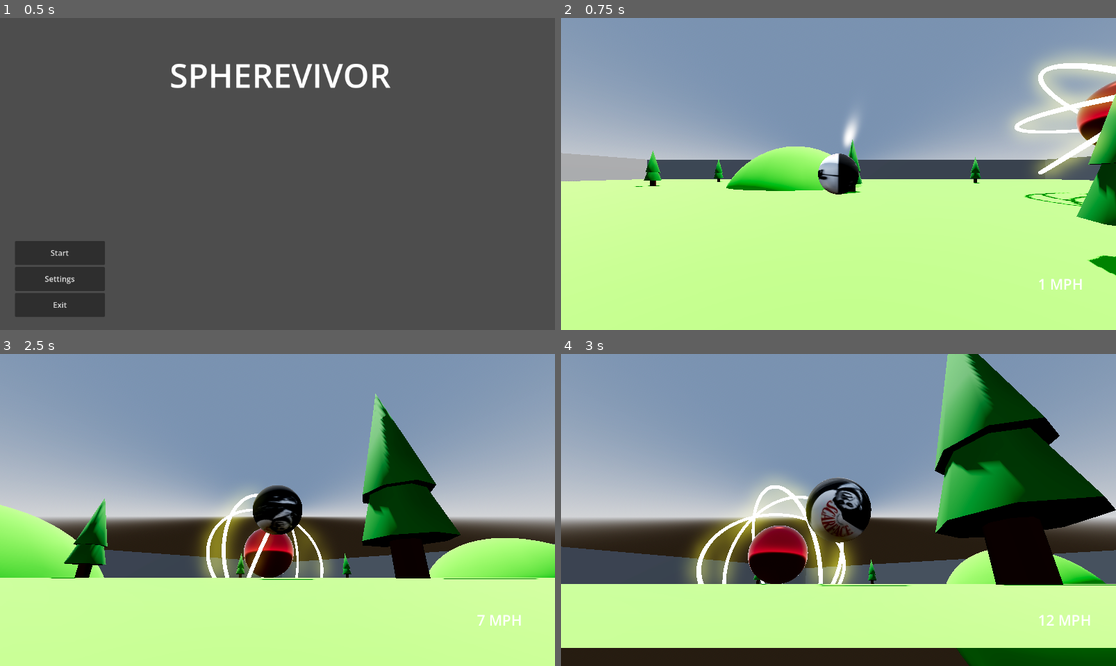
Above: before the commit, frames 1-4 (two rows, left to right).
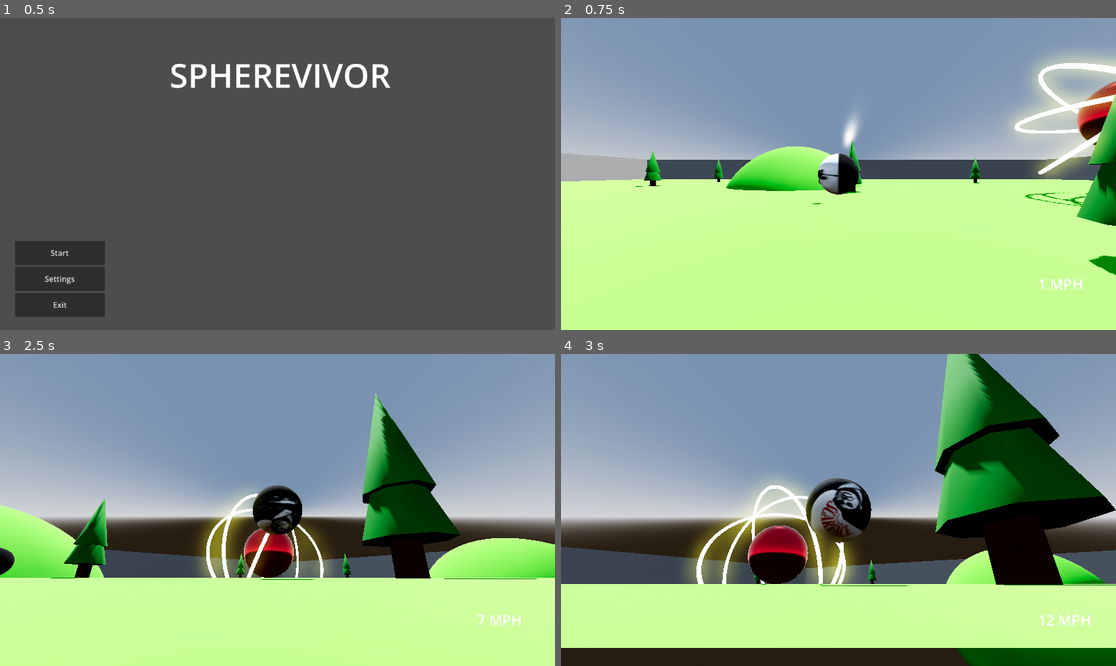
Above: after the commit, the same moments.

Repository: victoryy12/Sphervivor
Game: Godot game, scene res://menus and ui/main_menu.tscn
Same seed, same stepped clock (60 frames per second), same inputs: the game is played once before the commit and once after it.
Inputs (mouse positions are in pixels of both pictures, inside the frame that each line leads up to):
- Up to frame 1 (0.5 s): no input
- Up to frame 2 (0.75 s): click "Start" at 0.5 s
- Up to frame 3 (2.5 s): move the mouse to (305, 510) at 1.27 s; hold Shift (slam) 1.28-2.03 s; hold W (up) from 1.28 s (still down); tap Space (jump) at 1.52, 2.27 s; move the mouse to (249, 510) at 2.02 s; tap Shift (slam) at 2.1 s
- Up to frame 4 (3 s): keep holding W (up); move the mouse to (849, 503) at 2.77 s; hold Shift (slam) from 2.78 s (still down)

Frame 1 is identical in both runs. In frame 2, less than 0.1% of the frame differs, in the area x 45-48%, y 51-60%; in frame 3, 0.2%, in the area x 0-3%, y 62-71%; in frame 4, nothing differs.

Commit message:
enemy ai

Diff:
--- /dev/null
+++ b/enemy_1.tscn
@@ -0,0 +1,21 @@
+[gd_scene format=3 uid="uid://dh0pg7noum18o"]
+
+[ext_resource type="Script" uid="uid://dhhw2yt3uutq8" path="res://scripts/enemy1.gd" id="1_mbxyh"]
+
+[sub_resource type="SphereShape3D" id="SphereShape3D_6rg8l"]
+
+[sub_resource type="StandardMaterial3D" id="StandardMaterial3D_6rg8l"]
+albedo_color = Color(0, 0, 0, 1)
+
+[sub_resource type="SphereMesh" id="SphereMesh_6rg8l"]
+material = SubResource("StandardMaterial3D_6rg8l")
+
+[node name="enemy1" type="CharacterBody3D" unique_id=1383739987]
+collision_layer = 3
+script = ExtResource("1_mbxyh")
+
+[node name="CollisionShape3D" type="CollisionShape3D" parent="." unique_id=1824893992]
+shape = SubResource("SphereShape3D_6rg8l")
+
+[node name="MeshInstance3D" type="MeshInstance3D" parent="." unique_id=1988273411]
+mesh = SubResource("SphereMesh_6rg8l")
--- a/game.tscn
+++ b/game.tscn
@@ -1,9 +1,10 @@
 [gd_scene format=3 uid="uid://orm513dg4chk"]
 
 [ext_resource type="PackedScene" uid="uid://m3sigj8s4nmg" path="res://player.tscn" id="1_a202f"]
-[ext_resource type="Script" uid="uid://1a20jnor4x2t" path="res://scripts/game.gd" id="1_fc0e3"]
+[ext_resource type="Script" path="res://scripts/game.gd" id="1_fc0e3"]
 [ext_resource type="PackedScene" uid="uid://c4d1vn0itpmdx" path="res://arena.tscn" id="2_e2o6t"]
 [ext_resource type="PackedScene" uid="uid://cxd17xto40u2i" path="res://enemies/absolute_sphere.tscn" id="4_fc0e3"]
+[ext_resource type="PackedScene" uid="uid://dh0pg7noum18o" path="res://enemy_1.tscn" id="5_7jktm"]
 
 [sub_resource type="ProceduralSkyMaterial" id="ProceduralSkyMaterial_a202f"]
 sky_horizon_color = Color(0.66224277, 0.6717428, 0.6867428, 1)
@@ -38,9 +39,13 @@
 
 [node name="arena" parent="." unique_id=1603033897 instance=ExtResource("2_e2o6t")]
 
-[node name="Player" parent="." unique_id=1314071749 instance=ExtResource("1_a202f")]
+[node name="Player" parent="." unique_id=1314071749 groups=["player"] instance=ExtResource("1_a202f")]
 transform = Transform3D(1, 0, 0, 0, 1, 0, 0, 0, 1, -4.782625, 3.5926342, -2.7790384)
 physics_material_override = SubResource("PhysicsMaterial_fc0e3")
 
 [node name="AbsoluteSphere" parent="." unique_id=1286040135 instance=ExtResource("4_fc0e3")]
 transform = Transform3D(1, 0, 0, 0, 1, 0, 0, 0, 1, 34.830345, 11.671169, -24.191729)
+
+[node name="enemy1" parent="." unique_id=1383739987 instance=ExtResource("5_7jktm")]
+transform = Transform3D(1, 0, 0, 0, 1, 0, 0, 0, 1, -6.56464, 2.9185276, -20.939432)
+accel = 5.0
--- /dev/null
+++ b/scripts/enemy1.gd
@@ -0,0 +1,32 @@
+extends CharacterBody3D
+
+@export var speed = 4.0
+@export var accel = 10.0
+
+# Path to the player node - you can also use groups
+@onready var player = get_tree().get_first_node_in_group("player")
+
+func _physics_process(delta):
+	if not player:
+		return
+
+	# 1. Calculate direction toward the player
+	# We ignore the Y axis so the enemy doesn't tilt upward
+	var direction = player.global_position - global_position
+	direction.y = 0
+	direction = direction.normalized()
+
+	# 2. Smoothly rotate to look at the player
+	if direction != Vector3.ZERO:
+		var target_rotation = atan2(direction.x, direction.z)
+		rotation.y = lerp_angle(rotation.y, target_rotation, delta * 5.0)
+
+	# 3. Handle Movement
+	velocity.x = lerp(velocity.x, direction.x * speed, accel * delta)
+	velocity.z = lerp(velocity.z, direction.z * speed, accel * delta)
+
+	# Add gravity if the enemy isn't on the floor
+	if not is_on_floor():
+		velocity.y -= 9.8 * delta
+
+	move_and_slide()
Not shown, added: scripts/enemy1.gd.uid
